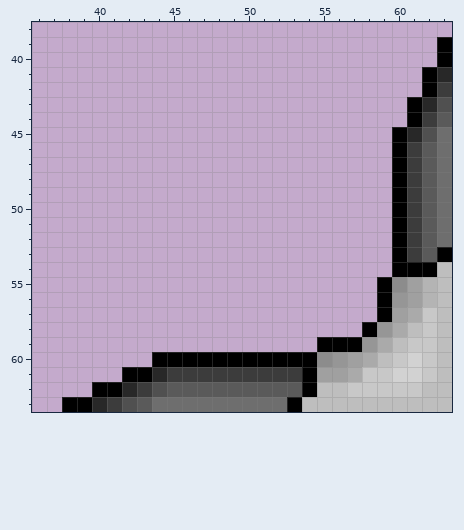
Two states of a pixel-art file, First Projekt/Assets/Spiele Grafiken/Frame.aseprite. That is the earlier state.
64x64 pixels, 1 frame. Shown: x 36..63, y 38..63.
After:
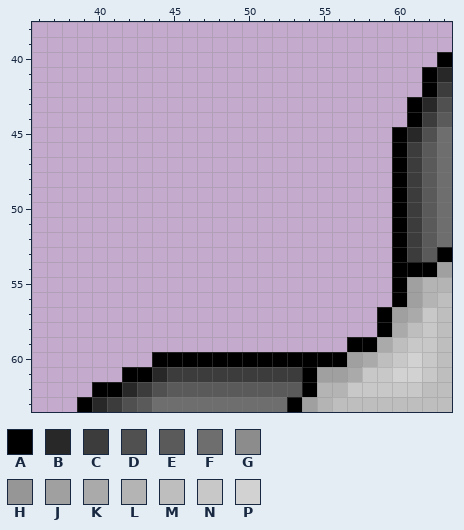
Palette (. is transparent): A #000000  B #282828  C #3c3c3c  D #505050  E #5a5a5a  F #6e6e6e  G #8c8c8c  H #969696  J #a0a0a0  K #aaaaaa  L #b4b4b4  M #bebebe  N #c8c8c8  P #d2d2d2
The exact change:
{"y":39,"x":63,"old":"A","new":"."}
{"y":54,"x":63,"old":"M","new":"J"}
{"y":55,"x":59,"old":"AG","new":".A"}
{"y":55,"x":63,"old":"M","new":"L"}
{"y":56,"x":59,"old":"AH","new":".A"}
{"y":58,"x":58,"old":"AH","new":".A"}
{"y":59,"x":55,"old":"AA","new":".."}
{"y":59,"x":58,"old":"H","new":"A"}
{"y":60,"x":55,"old":"GH","new":"AA"}
{"y":62,"x":55,"old":"MM","new":"LL"}
{"y":63,"x":38,"old":"A","new":"."}
{"y":63,"x":54,"old":"MM","new":"JL"}
{"label":"erased","picture_box":[437,37,452,52]}
{"label":"changed","picture_box":[302,262,452,412]}
{"label":"erased","picture_box":[62,397,77,412]}
